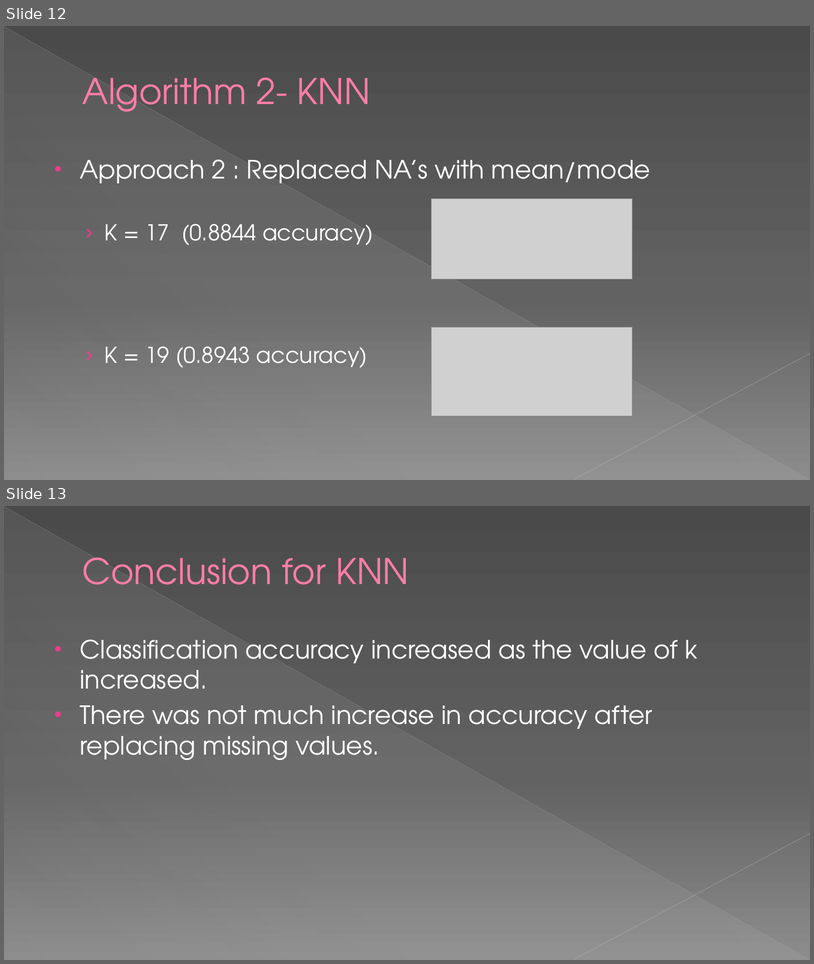
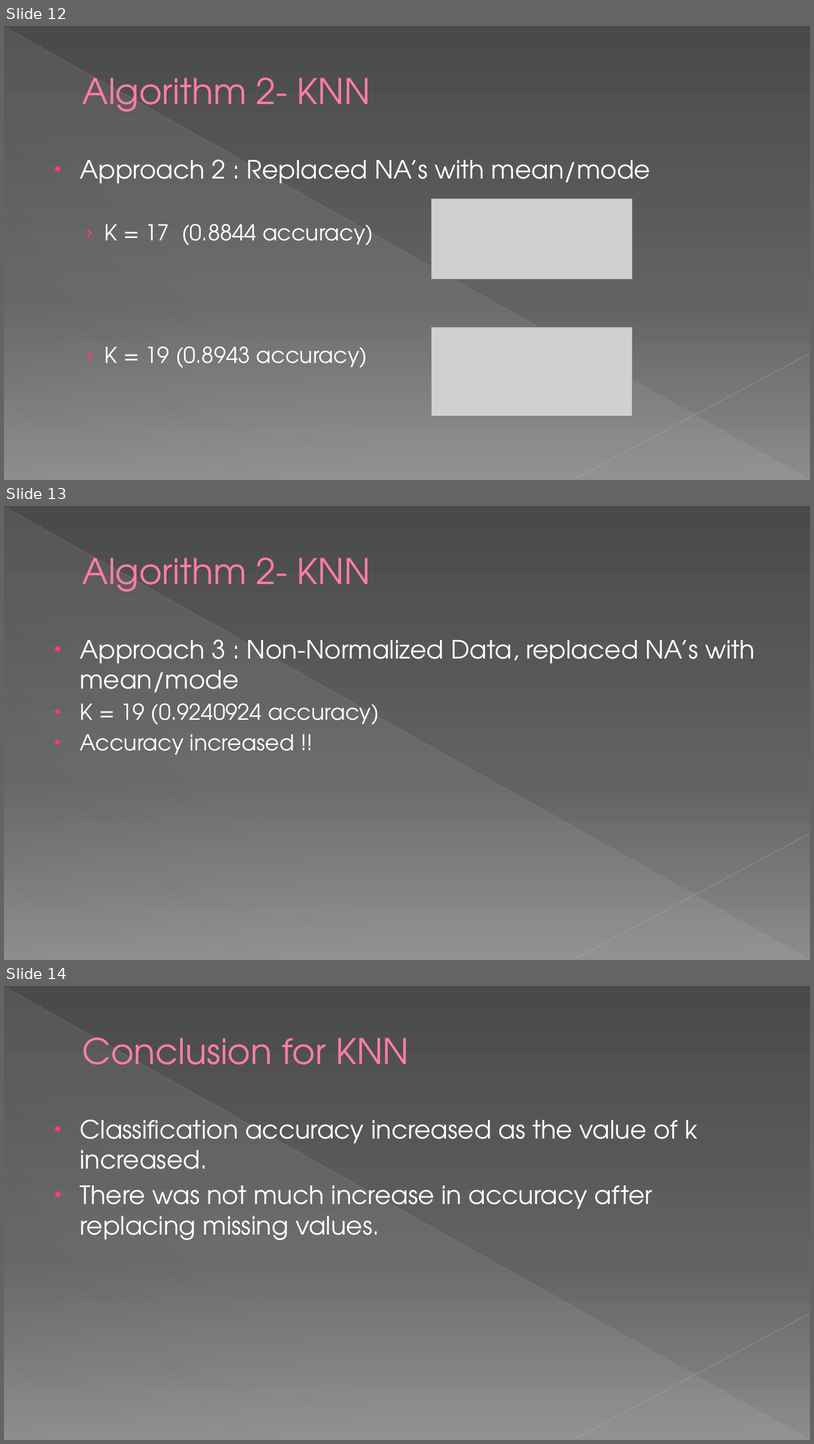
Before and after one commit to dhavalaM/CS513-Project, a slide deck: Presentation_YPS.pptx. Shown one above the other, each under a label of ours: slides 12 and 13 before the commit, slides 12, 13 and 14 after it. The pictures are 814x964 and 814x1444 pixels, drawn with LibreOffice and Linux fonts; fonts in the diff are those of the drawing; grey boxes stand for pictures. Boxes give left, top, right and bottom in pixels: in the first picture for what was removed or moved away, otherwise in the second. Text is boxed around its words. In the diff, an @@ line names an element or a change of style, - is before the commit and + after.

```diff
--- a/Presentation_YPS.pptx
+++ b/Presentation_YPS.pptx
@@ slide 13 added at (4,506,810,960), background gradient #4A4A4A to #626262 to #8C8C8C; not listed: 3 template elements that a slide beside it also shows @@
@@ title added at (83,558,371,592), 42 pt, text #FF7DA7 @@
+Algorithm 2- KNN
@@ text added at (80,639,755,754), 30 pt, text #FFFFFF @@
+• Approach 3 : Non-Normalized Data, replaced NA’s with mean/mode
+  • K = 19 (0.9240924 accuracy)
+  • Accuracy increased !!
@@ what was slide 13 is now slide 14 @@
```
